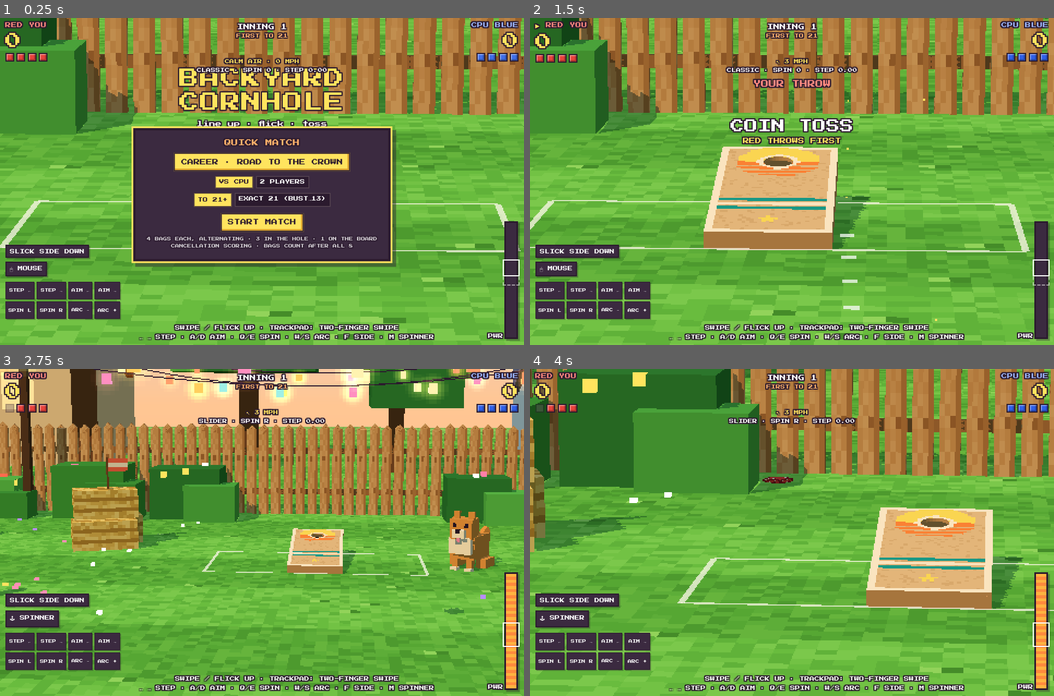
Above: before the commit, frames 1-4 (two rows, left to right).
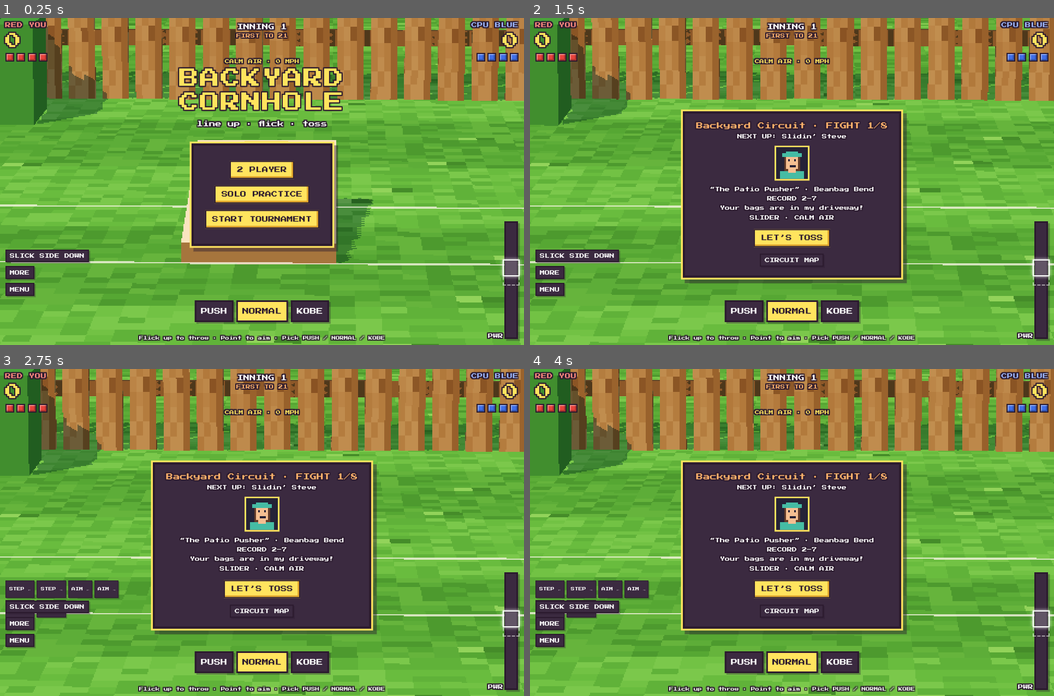
Above: after the commit, the same moments.

Repository: Ashe-Oro/backyard-games
Game: browser game, page index.html
The game is run twice, just before and just after one commit, with the same random seed, the same clock (stepped at 60 frames per second) and the same inputs.
Inputs (mouse positions are in pixels of both pictures, inside the frame that each line leads up to):
- Up to frame 1 (0.25 s): no input
- Up to frame 2 (1.5 s): click "START MATCH" (after the commit: "NORMAL") at 0.27 s; click "SPIN R" (after the commit: "START TOURNAMENT") at 0.52 s; click "SPIN R" (after the commit: "CONTINUE CAREER") at 0.77 s; hold D from 1.03 s (still down); move the mouse to (792, 214) at 1.07 s; tap Space at 1.1 s
- Up to frame 3 (2.75 s): release D at 1.53 s; hold S 1.58-1.85 s; tap Space at 1.6, 2.1, 2.6 s; move the mouse to (157, 499) at 1.67 s; click "SPIN R" (after the commit: "NEXT UP: Slidin’ Steve") at 1.77 s; hold A 1.9-2.47 s; click "🖱 MOUSE" (after the commit: "MORE") at 2.02 s; move the mouse to (366, 483) at 2.27 s; tap Right at 2.52 s; hold W from 2.52 s (still down)
- Up to frame 4 (4 s): release W at 2.82 s; move the mouse to (870, 597) at 2.87 s; hold D 2.87-3.53 s; tap Space at 3.1, 3.6 s; move the mouse to (661, 614) at 3.47 s; tap Left at 3.52 s; hold W 3.58-3.82 s; hold A from 3.87 s (still down)

The runs differ from the first frame. In frame 1, 50% of the frame differs, in the area x 0-100%, y 0-100%; in frame 2, 58%; in frame 3, 75%; in frame 4, 68%.

Commit message:
Codex batch 3: reverts, PUSH/NORMAL/KOBE, 3 modes, simpler HUD, moving sweet spot

Diff:
--- /dev/null
+++ b/codex-out-3.txt
@@ -0,0 +1,7 @@
+Completed TASK_3: closer camera, direct pointer aim, PUSH / NORMAL / KOBE controls, simplified HUD, exactly three menu modes, unlimited solo practice, and shifting career sweet spots.
+
+All three Playwright suites passed with no browser errors. `git diff --check` passed.
+
+Summary: [codex-summary-3.md](/workspace/cornhole/codex-summary-3.md)
+
+Changes remain in the working tree. Nothing committed or deployed.
--- a/index.html
+++ b/index.html
@@ -85,6 +85,7 @@
 @media(max-height:450px){#turn{top:24%}#touch-controls{bottom:9%;grid-template-columns:repeat(4,auto)}#touch-controls b …(210 unchanged characters)…
 #err{position:absolute;inset:0;display:none;align-items:center;justify-content:center;text-align:center;padding:2em;background:#3b2a40;font-size:12px;line-height:2}
 #panel{max-height:90vh;overflow:auto} .portrait{width:64px;height:64px;image-rendering:pixelated;margin:8px auto;displa …(344 unchanged characters)…
+#touch-controls{display:none;bottom:24%}#touch-controls.open{display:grid}#height-choice{position:absolute;bottom:7%;left:50%;transform:translateX(-50%);display:flex;gap:5px;pointer-events:auto;white-space:nowrap}#height-choice button{font-size:clamp(9px,2vmin,16px);min-height:40px}#height-choice button[aria-pressed="true"]{background:#ffe45e;color:#2b1a2e}#hint{padding:0 4px;font-size:clamp(5px,1.25vmin,10px);white-space:nowrap}.btns{bottom:15%}#setup{display:none}#sweet{box-shadow:0 0 6px #fff;background:#ffffff33}#panel .go{display:block;margin:12px auto}
 </style>
 <script type="importmap">{"imports":{"three":"https://cdn.jsdelivr.net/npm/three@0.170.0/build/three.module.min.js"}}</script>
 </head>
@@ -101,9 +102,9 @@
     <div id="msg" class="ol"></div>
     <div id="meter"><div id="fill"></div><div id="onb"></div><div id="sweet"></div><div class="mlbl ol">PWR</div></div>
     <div id="conditions" class="ol"><div id="wind"></div><div id="setup"></div></div>
-    <div id="touch-controls"><button class="hb" data-control …(369 unchanged characters)… "e" aria-label="SPIN R">SPIN R</button><button class="hb" data-control="s" aria-label="ARC −">ARC −</button><button class="hb" data-control="w" aria-label="ARC +">ARC +</button></div>
-    <div id="hint" class="ol"></div>
-    <div class="btns"><button class="hb" id="side" title="Which side of the bag lands down (F)">SLICK SIDE</button><button class="hb" id="mode" title="Toggle controls (M)">MOUSE</button></div>
+    <div id="touch-controls"><button class="hb" data-control …(369 unchanged characters)… "e" aria-label="SPIN R">SPIN R</button></div>
+    <div id="height-choice"><button class="hb" data-height="0">PUSH</button><button class="hb" data-height="1">NORMAL</button><button class="hb" data-height="2">KOBE</button></div><div id="hint" class="ol"></div>
+    <div class="btns"><button class="hb" id="side" title="Which side of the bag lands down (F)">SLICK SIDE</button><button class="hb" id="more">MORE</button><button class="hb" id="reset-bags" hidden>RESET BAGS</button><button class="hb" id="menu">MENU</button><button class="hb" id="mode" hidden title="Toggle controls (M)">MOUSE</button></div>
   </div>
   <div id="panel" class="ol" hidden></div>
   <div id="err">WebGL isn't available here.<br>Open this page in a desktop browser.</div>
@@ -178,7 +179,7 @@
   const scale = Math.max(1, Math.round(Math.min(h, w * 0.85) / 310));
   renderer.setSize(Math.ceil(w / scale), Math.ceil(h / scale), false);
   camera.aspect = w / h;
-  camera.userData.aimFov = w / h < 1 ? 9 + (1 - w / h) * 13 : 9;
+  camera.userData.aimFov = w / h < 1 ? 7.5 + (1 - w / h) * 9 : 7.5;
   camera.fov = camera.userData.aimFov;
   camera.updateProjectionMatrix();
 }
@@ -491,7 +492,7 @@
   return { team, side, spin: 0, tumble: 1, arc: 1, state: 'fly', p: new THREE.Vector3(), v: new THREE.Vector3(), lp: new THREE.Vector3(), lv: new THREE.Vector3(), prev: new THREE.Vector3(), curl: 0, touched: false, dead: false, swish: false, offBoard: false, t: 0, restT: 0 };
 }
 const wind = { x: 0, z: 0, mph: 0, angle: 0 };
-const arcs = [24, 35, 58], arcNames = ['SLIDER', 'CLASSIC', 'KOBE'];
+const arcs = [24, 35, 58], arcNames = ['PUSH', 'NORMAL', 'KOBE'];
 function launch(b, rx, power, aim, drift, arc = 1, spin = 0) {
   const pwr = clamp(power, 0, 1);
   const speed = pwr < 0.4 ? V_MIN + pwr * 6 : 8 + (pwr - 0.4) * 3.2;
@@ -655,9 +656,9 @@
 const ui = { s: [$('s0'), $('s1')], p: [$('p0'), $('p1')], t: [$('t0'), $('t1')], n: [$('n0'), $('n1')], inn: $('inn'), …(191 unchanged characters)…
 const M = {
   vs: 'cpu', exact: false, scores: [0, 0], inning: 1, first: 0, k: 0, phase: 'menu', aim: 0, ctrl: 'drag',
-  position: [0, 0], spin: 0, arc: 1, side: ['slick', 'slick'], active: null, before: null, cpu: null, history: [], winner: -1, lastPower: null,
+  position: [0, 0], heights: [1,1], practice:false, practiceStats:{throws:0,in:0,on:0}, sweetShift:0, spin: 0, arc: 1, side: ['slick', 'slick'], active: null, before: null, cpu: null, history: [], winner: -1, lastPower: null,
 };
-const thrower = (k = M.k) => (k % 2 === 0 ? M.first : 1 - M.first);
+const thrower = (k = M.k) => M.practice ? 0 : (k % 2 === 0 ? M.first : 1 - M.first);
 const isHuman = (t) => t === 0 || M.vs === '2p';
 const teamName = (t) => (M.vs === 'cpu' ? (t === 0 ? 'YOU' : M.career ? roster[career.fight].name : 'CPU') : TEAM[t]);
 const settled = () => bags.every((b) => ['board', 'grass', 'in', 'removed'].includes(b.state) && !(b.state === 'grass' && b.dead));
@@ -686,15 +687,19 @@
     ui.turn.style.opacity = 1;
   } else ui.turn.style.opacity = 0;
   $('wind').textContent = wind.mph===0 ? 'CALM AIR · 0 MPH' : `${['↑','↗','→','↘','↓','↙','←','↖'][Math.round(wind.angle / (Math.PI / 4)) % 8]} ${wind.mph} MPH`;
+  document.querySelectorAll('[data-height]').forEach(b=>b.setAttribute('aria-pressed',String(+b.dataset.height===M.arc)));
+  $('reset-bags').hidden=!M.practice;
+  ui.t[1].hidden=M.practice;
+  if(M.practice){const n=M.practiceStats;ui.inn.textContent='SOLO PRACTICE';ui.goal.textContent=`${n.in} IN · ${n.on} On the Board · ${n.throws ? Math.round((n.in+n.on)/n.throws*100):0}% HIT · ${n.throws} THROWS`;}
   $('setup').textContent = `${arcNames[M.arc]} · SPIN ${M.spin < 0 ? 'L' : M.spin > 0 ? 'R' : '0'} · STEP ${M.position[t].toFixed(2)}`;
   ui.side.textContent = (M.side[t] === 'slick' ? 'SLICK' : 'STICKY') + ' SIDE DOWN';
   ui.side.style.visibility = isHuman(t) ? 'visible' : 'hidden';
-  const w = WIN[t + M.side[t] + M.arc];
+  const w = meterWindow();
   ui.sweet.style.bottom = (w.lo * 100) + '%'; ui.sweet.style.height = Math.max(2, (w.hi - w.lo) * 100) + '%';
   ui.onb.style.bottom = (w.olo * 100) + '%'; ui.onb.style.height = Math.max(2, (w.ohi - w.olo) * 100) + '%';
 }
 function hint() {
-  ui.hint.innerHTML = 'SWIPE / FLICK UP · TRACKPAD: TWO-FINGER SWIPE<span class="l2"><br>← → STEP · A/D AIM · Q/E SPIN · W/S ARC · F SIDE · M SPINNER</span>';
+  ui.hint.textContent = 'Flick up to throw · Point to aim · Pick PUSH / NORMAL / KOBE';
   ui.mode.textContent = M.ctrl === 'drag' ? '🖱 MOUSE' : '🕹 SPINNER';
   wrap.classList.toggle('spin', M.ctrl === 'spin');
 }
@@ -729,7 +734,7 @@
 }
 function careerMap(){
  M.career=false; M.phase='menu'; clearBags(); ui.title.classList.add('gone');
- ui.panel.innerHTML=`<div class="pt">ROAD TO CORNHOLE KING</ …(374 unchanged characters)… '}</button><button class="hb" id="back">QUICK MATCH</button><div id="save-note">${saveNote}</div>`;
+ ui.panel.innerHTML=`<div class="pt">ROAD TO CORNHOLE KING</ …(374 unchanged characters)… '}</button><button class="hb" id="back">MAIN MENU</button><div id="save-note">${saveNote}</div>`;
  ui.panel.hidden=false; $('career-go').onclick=()=>career.fight===8?champion():careerIntro(); $('back').onclick=showMenu; renderHud();
 }
 function careerIntro(){
@@ -774,23 +779,22 @@
 function showMenu() {
   M.phase = 'menu'; ui.title.classList.remove('gone');
   M.career=false;
-  const opt = (k, v, label) => `<button data-k="${k}" data-v="${v}" class="${String(M[k]) === String(v) ? 'on' : ''}">${label}</button>`;
-  ui.panel.innerHTML = `<div class="pt">QUICK MATCH</div><button class="go" id="career">CAREER · ROAD TO THE CROWN</button>
-    <div class="opt">${opt('vs', 'cpu', 'VS CPU')}${opt('vs', '2p', '2 PLAYERS')}</div>
-    <div class="opt">${opt('exact', false, 'TO 21+')}${opt('exact', true, 'EXACT 21 (BUST→13)')}</div>
-    <button class="go" id="go">${M.winner >= 0 ? 'REMATCH' : 'START MATCH'}</button>
-    <div class="note">4 BAGS EACH, ALTERNATING · 3 IN THE HOLE · 1 ON THE BOARD<br>CANCELLATION SCORING · BAGS COUNT AFTER ALL 8</div>`;
-  ui.panel.hidden = false;
-  ui.panel.querySelectorAll('.opt button').forEach((b) => b.onclick = (e) => { e.stopPropagation(); const k = b.dataset.k; M[k] = k === 'exact' ? b.dataset.v === 'true' : b.dataset.v; showMenu(); renderHud(); });
-  $('go').onclick = (e) => { e.stopPropagation(); startMatch(); };
+  clearBags();
+  ui.panel.innerHTML = '<button class="go" id="two-player">2 PLAYER</button><button class="go" id="practice">SOLO PRACTICE</button><button class="go" id="career">START TOURNAMENT</button>';
+  ui.panel.hidden=false;
+  $('two-player').onclick=()=>startMatch({vs:'2p',exact:false});
+  $('practice').onclick=()=>startMatch({vs:'2p',practice:true,first:0});
   $('career').onclick=careerMap;
   renderHud();
 }
 function startMatch(opts = {}) {
   if (opts.vs) M.vs = opts.vs; if (opts.exact != null) M.exact = opts.exact;
   M.career = opts.career === true;
+  M.practice=opts.practice===true;M.practiceStats={throws:0,in:0,on:0};M.heights=[1,1];
+  M.sweetShift=M.career && career.fight>=2 ? .24+Math.random()*.5 : 0;
   wind.angle = Math.random() * Math.PI * 2; wind.mph = 2 + Math.floor(Math.random() * 7);
   if(M.career){const c=roster[career.fight].circuit;wind.mph=c===0?0:c===1?2+Math.floor(Math.random()*3):c===2?6+Math.floor(Math.random()*3):9+Math.floor(Math.random()*4);}
+  if(M.practice) wind.mph=0;
   const color=M.career?roster[career.fight].color:'#2f5fe8';
   for(const mat of Object.values(TEAM_MATS[1])){mat.map.dispose();mat.dispose();}
   TEAM_MATS[1]=bagMats(color,'#252237','#ffffff');
@@ -808,8 +812,10 @@
   setTimeout(nextTurn, delay);
 }
 function nextTurn() {
-  if (M.k >= 8) { M.phase = 'settle'; renderHud(); return; }
-  const t = thrower(); M.aim = 0; setMeter(0);
+  if(['menu','intro','champion'].includes(M.phase))return;
+  if (!M.practice && M.k >= 8) { M.phase = 'settle'; renderHud(); return; }
+  const t = thrower(); M.aim = 0; M.arc=M.heights[t]; setMeter(0);
+  if(M.career && roster[career.fight].circuit===3) M.sweetShift=.24+Math.random()*.5;
   held.material = TEAM_MATS[t][M.side[t] === 'slick' ? 'sticky' : 'slick'];
   if (isHuman(t)) M.phase = 'aim';
   else {
@@ -826,7 +832,8 @@
 function throwBag(power, drift = 0, team = thrower()) {
   if (!(M.phase === 'aim' || M.phase === 'cpu')) return false;
   const side = M.side[team];
-  const b = newBody(team, side); launch(b, RX[team] + M.position[team], power, M.aim, drift + gauss() * 0.025, M.arc, M.spin);
+  const actualPower=isHuman(team) ? physicalPower(power) : power;
+  const b = newBody(team, side); launch(b, RX[team] + M.position[team], actualPower, M.aim, drift + gauss() * 0.025, M.arc, M.spin);
   b.mesh = makeBagMesh(team, side); b.mesh.position.copy(b.p);
   b.spin += drift * 2; b.tumble = 0.6 + Math.random();
   M.before = bags.map((o) => ({ o, s: o.state }));
@@ -844,6 +851,7 @@
   else say(b.offBoard ? 'OFF THE BOARD' : 'MISS', '0', 1100);
   if (knockedIn.length) { setTimeout(() => say('KNOCKED IN!', knockedIn.map(({ o }) => TEAM[o.team]).join(' + ') + ' BAG +3'), 900); burst(HOLE_WORLD.clone().setY(HOLE_WORLD.y + 0.1)); }
   else if (knockedOff.length) setTimeout(() => say('KNOCKED OFF!', knockedOff.map(({ o }) => TEAM[o.team]).join(' + ') + ' BAG'), 900);
+  if(M.practice){const n=M.practiceStats;n.throws++;n.in+=b.state==='in'?1:0;n.on+=b.state==='board'?1:0;}
   M.k++; M.phase = 'wait'; renderHud();
   setTimeout(nextTurn, knockedIn.length || knockedOff.length ? 1500 : 750);
 }
@@ -878,6 +886,35 @@
   else if (M.phase === 'over') { clearBags(); showMenu(); }
 }
 
+
+function meterWindow(){
+ const t=thrower(),w=WIN[t+M.side[t]+M.arc];
+ if(!M.sweetShift)return {...w};
+ const width=Math.max(.014,(w.hi-w.lo)*.78),mid=M.sweetShift;
+ return {...w,lo:mid-width/2,hi:mid+width/2,mid};
+}
+function physicalPower(p){
+ if(!M.sweetShift)return p;
+ const t=thrower(),base=WIN[t+M.side[t]+M.arc],w=meterWindow();
+ if(p<w.lo)return p/w.lo*base.lo;
+ if(p>w.hi)return base.hi+(p-w.hi)/(1-w.hi)*(1-base.hi);
+ return base.lo+(p-w.lo)/(w.hi-w.lo)*(base.hi-base.lo);
+}
+const aimRay=new THREE.Raycaster(),aimPoint=new THREE.Vector3();
+const aimPlane=new THREE.Plane(new THREE.Vector3(0,1,0),-.2);
+function pointAim(e){
+ const r=wrap.getBoundingClientRect();
+ aimRay.setFromCamera(new THREE.Vector2((e.clientX-r.left)/r.width*2-1,1-(e.clientY-r.top)/r.height*2),camera);
+ if(aimRay.ray.intersectPlane(aimPlane,aimPoint)){
+ const rx=RX[thrower()]+M.position[thrower()];
+ M.aim=clamp(Math.atan2(aimPoint.x-rx,REL_Z-aimPoint.z)-baseYaw(rx),-AIM_MAX,AIM_MAX);
+ }
+}
+$('more').onclick=()=>$('touch-controls').classList.toggle('open');
+$('menu').onclick=()=>{if(M.active)return;showMenu();};
+$('reset-bags').onclick=()=>{if(!humanTurn())return;clearBags();renderHud();};
+document.querySelectorAll('[data-height]').forEach(b=>b.onclick=()=>{if(!humanTurn())return;M.arc=+b.dataset.height;M.heights[thrower()]=M.arc;renderHud();});
+
 // ---------- input ----------
 let drag = null, keyAim = 0;
 const samples = [];
@@ -901,7 +938,7 @@
   if (e.target.closest('button') || !ui.panel.hidden) return;
   if (M.ctrl === 'spin' && e.pointerType === 'mouse') { if (!document.pointerLockElement && wrap.requestPointerLock) { try { const r = wrap.requestPointerLock(); if (r && r.catch) r.catch(() => {}); } catch (_) {} } return; }
   if (!humanTurn()) return;
-  if (e.pointerType !== 'mouse') M.aim = clamp((e.clientX / wrap.clientWidth - 0.5) * 2 * AIM_MAX, -AIM_MAX, AIM_MAX);
+  pointAim(e);
   drag = { id: e.pointerId, list: [{ t: e.timeStamp, x: e.clientX, y: e.clientY }] };
   wrap.classList.add('drag');
   try { wrap.setPointerCapture(e.pointerId); } catch (_) {}
@@ -909,12 +946,13 @@
 wrap.addEventListener('pointermove', (e) => {
   if (M.ctrl === 'spin' && e.pointerType === 'mouse') { spinMove(e); return; }
   if (drag && e.pointerId === drag.id) {
+    pointAim(e);
     const evs = e.getCoalescedEvents ? e.getCoalescedEvents() : [e];
     for (const c of (evs.length ? evs : [e])) drag.list.push({ t: c.timeStamp, x: c.clientX, y: c.clientY });
     while (drag.list.length > 2 && e.timeStamp - drag.list[0].t > 300) drag.list.shift();
     const f = flickFrom(drag.list); if (f) setMeter(powerFromSpeed(f.up));
   } else if (e.pointerType === 'mouse' && humanTurn() && !keyAim) {
-    M.aim = clamp((e.clientX / wrap.clientWidth - 0.5) * 2 * AIM_MAX, -AIM_MAX, AIM_MAX);
+    pointAim(e);
   }
 });
 function endDrag(e) {
@@ -964,7 +1002,7 @@
   const t = thrower();
   if (k.startsWith('arrow')) M.position[t] = clamp(M.position[t] + (k === 'arrowleft' ? -0.12 : 0.12), t === 0 ? -0.22 : -0.55, t === 0 ? 0.55 : 0.22);
   if (k === 'q' || k === 'e') M.spin = clamp(M.spin + (k === 'q' ? -1 : 1), -1, 1);
-  if (k === 'w' || k === 's') M.arc = clamp(M.arc + (k === 'w' ? 1 : -1), 0, 2);
+  if (k === 'h') {M.arc=(M.arc+1)%3;M.heights[t]=M.arc;}
   if (k === 'a' || k === 'd') M.aim = clamp(M.aim + (k === 'a' ? -0.008 : 0.008), -AIM_MAX, AIM_MAX);
   renderHud();
 }
@@ -988,13 +1026,13 @@
   const k = e.key.toLowerCase();
   if (k === 'a') keyAim = -1;
   else if (k === 'd') keyAim = 1;
-  else if (['arrowleft','arrowright','q','e','w','s'].includes(k)) { e.preventDefault(); adjust(k); }
+  else if (['arrowleft','arrowright','q','e','h'].includes(k)) { e.preventDefault(); adjust(k); }
   else if (k === 'm') toggleCtrl();
   else if (k === 'f') flipSide();
   else if (k === ' ' || k === 'enter') {
     e.preventDefault();
     if (M.phase === 'summary' || M.phase === 'over') advance();
-    else if (M.phase === 'menu') startMatch();
+
   }
 });
 addEventListener('keyup', (e) => {
@@ -1048,15 +1086,15 @@
     d.material.opacity = 0.35 + 0.4 * (0.5 + 0.5 * Math.sin(time * 6 - i * 0.6));
   });
   // Calm-air ballistic preview: reference power is the hole window until a flick supplies power.
-  const preview=newBody(t);launch(preview,rx,drag ? clamp(parseFloat(ui.fill.style.height)/100,0,1) : WIN[t+M.side[t]+M.arc].mid,M.aim,0,M.arc,M.spin);
+  const preview=newBody(t);launch(preview,rx,drag ? physicalPower(clamp(parseFloat(ui.fill.style.height)/100,0,1)) : WIN[t+M.side[t]+M.arc].mid,M.aim,0,M.arc,M.spin);
   trajectory.forEach((d,i)=>{const seconds=i*.045;d.position.copy(preview.p).addScaledVector(preview.v,seconds);d.posit …(216 unchanged characters)…
   const camRx = M.phase === 'menu' ? 0.3 : rx;
-  camTmp.set(camRx * 0.85 + M.aim * 2, 2.05, 1.4);
+  camTmp.set(camRx * 0.35, 2.05, 1.4);
   camera.position.lerp(camTmp, Math.min(1, dt * 3));
   const fb = M.active && M.active.state === 'fly' ? M.active.p : null;
   const flightFov=camera.userData.aimFov+(fb?Math.min(22,Math.max(0,fb.y-.3)*7):0);
   camera.fov+=(flightFov-camera.fov)*Math.min(1,dt*5);camera.updateProjectionMatrix();
-  lookTmp.copy(CAM_LOOK); lookTmp.x += M.aim * 6; if (fb) lookTmp.lerp(fb, 0.18);
+  lookTmp.copy(CAM_LOOK);  if (fb) lookTmp.lerp(fb, 0.18);
   camera.userData.look.lerp(lookTmp, Math.min(1, dt * 3)); camera.lookAt(camera.userData.look);
   for (const c of clouds) { c.position.x += dt * 0.35; if (c.position.x > 50) c.position.x = -50; }
   for (const bl of bulbs) bl.gl.material.opacity = 0.5 + 0.25 * Math.sin(time * 2 + bl.ph);
@@ -1081,7 +1119,8 @@
 requestAnimationFrame(frame);
 
 window.__game = {
-  get state() { return { phase: M.phase, vs: M.vs, exact: M.exact, …(408 unchanged characters)…
+  get state() { return { practice:M.practice, practiceStats:{...M.practiceStats}, heights:[...M.heights], side:[...M.side], sweet:meterWindow(), phase: M.phase, vs: M.vs, exact: M.exact, …(408 unchanged characters)…
+  _screenPoint:(x,z)=>{const v=new THREE.Vector3(x,.2,z).project(camera);return {x:(v.x+1)*wrap.clientWidth/2,y:(1-v.y)*wrap.clientHeight/2};},
   get career(){return {...career,roster:roster.map(o=>({...o})),active:!!M.career};},
   careerMap, careerIntro,
   win: WIN, flick: { min: FLICK_MIN, max: FLICK_MAX },
Binary file changed: shots/card.png
Binary file changed: shots/career-card.png
Binary file changed: shots/career-champion.png
Binary file changed: shots/career-desktop.png
Binary file changed: shots/career-intro.png
Binary file changed: shots/career-mobile.png
Binary file changed: shots/desktop.png
Binary file changed: shots/mobile.png
Binary file added: shots/task3-390.png
Binary file added: shots/task3-480.png
Binary file added: shots/task3-practice.png
Binary file added: shots/task3-sweet.png
(and 3 more such lines)
